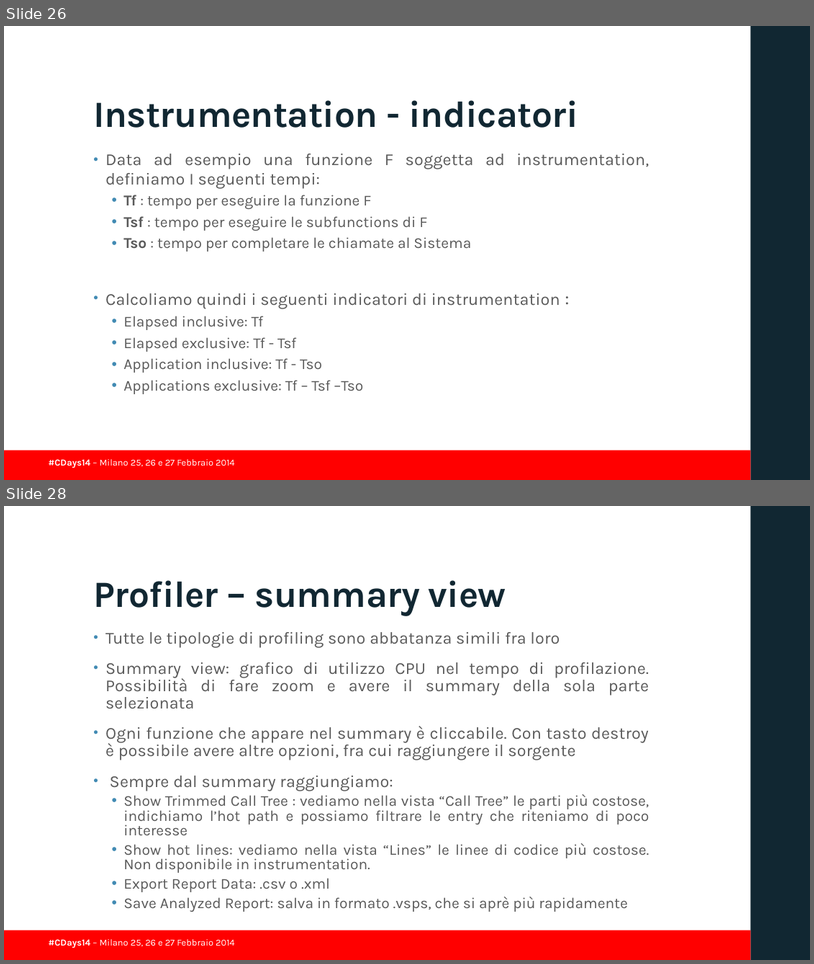
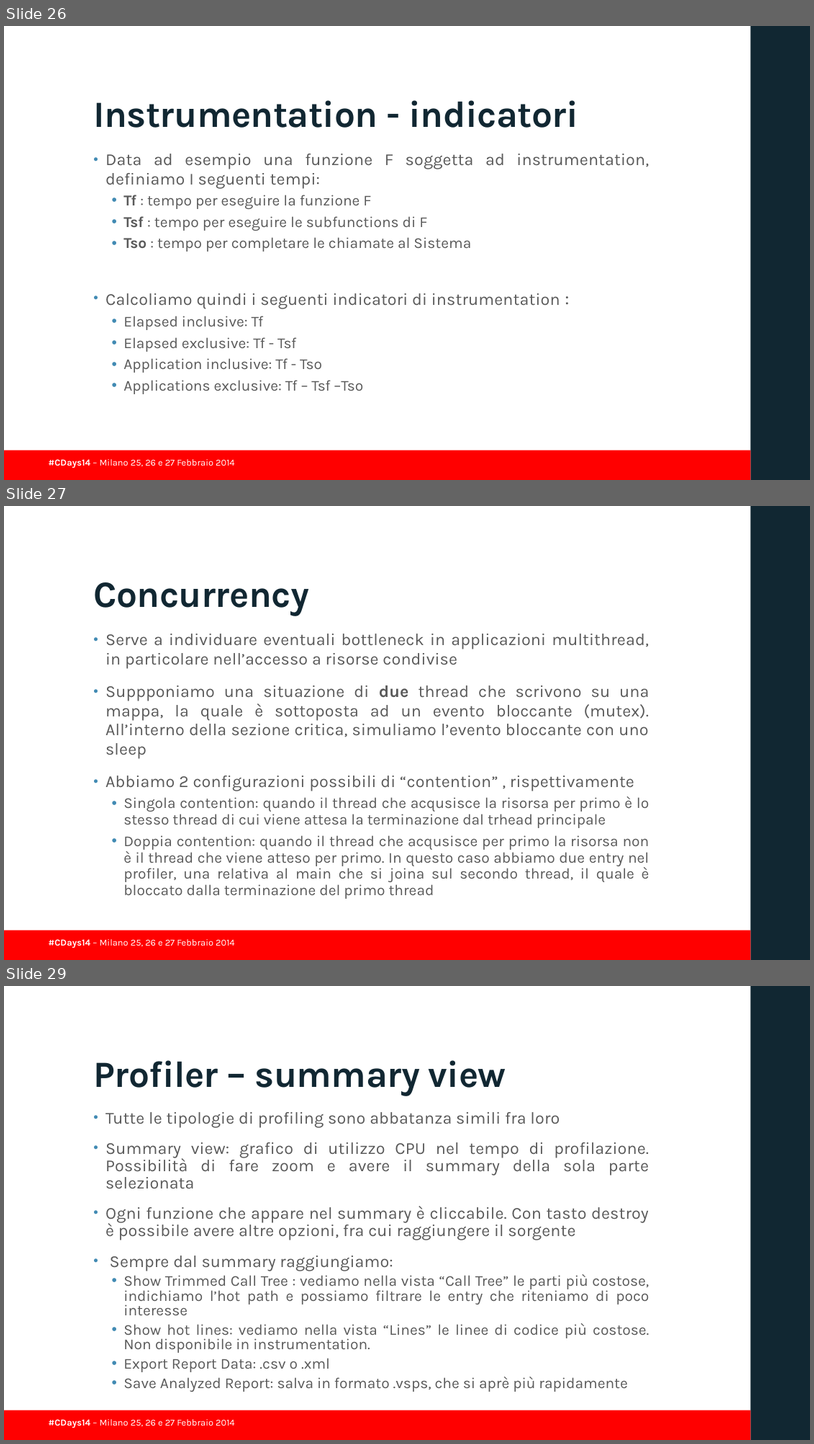
Before and after one commit to guidop/CDays14, a slide deck: presentazioneCDAYS2014.pptx. Shown one above the other, each under a label of ours: slides 26 and 28 before the commit, slides 26, 27 and 29 after it; the slides between them are not shown. The pictures are 814x964 and 814x1444 pixels, drawn with LibreOffice and Linux fonts; fonts in the diff are those of the drawing; background and template pictures are left out. Boxes give left, top, right and bottom in pixels: in the first picture for what was removed or moved away, otherwise in the second. Text is boxed around its words. In the diff, an @@ line names an element or a change of style, - is before the commit and + after.

Commit message:
altre slide su concurrency profiler

```diff
--- a/presentazioneCDAYS2014.pptx
+++ b/presentazioneCDAYS2014.pptx
@@ slide 27 added at (x1=4, y1=506, x2=810, y2=960), background #FFFFFF; not listed: 3 template elements that a slide beside it also shows @@
@@ title added at (x1=93, y1=582, x2=309, y2=615), 44 pt, text #112732, bold @@
+Concurrency
@@ text added at (x1=106, y1=633, x2=650, y2=898), 18 pt, text #595959 @@
+• Serve a individuare eventuali bottleneck in applicazioni multithread, in particolare nell’accesso a risorse condivise
+• Suppponiamo una situazione di due thread che scrivono su una mappa, la quale è sottoposta ad un evento bloccante (mutex). All’interno della sezione critica, simuliamo l’evento bloccante con uno sleep
+• Abbiamo 2 configurazioni possibili di “contention” , rispettivamente
+  • Singola contention: quando il thread che acqusisce la risorsa per primo è lo stesso thread di cui viene attesa la terminazione dal trhead principale
+  • Doppia contention: quando il thread che acqusisce per primo la risorsa non è il thread che viene atteso per primo. In questo caso abbiamo due entry nel profiler, una relativa al main che si joina sul secondo thread, il quale è bloccato dalla terminazione del primo thread
@@ what was slide 28 is now slide 29 @@
```
Also in this commit, not shown: 1 other slide added, 1 slide removed, 2 other files.
